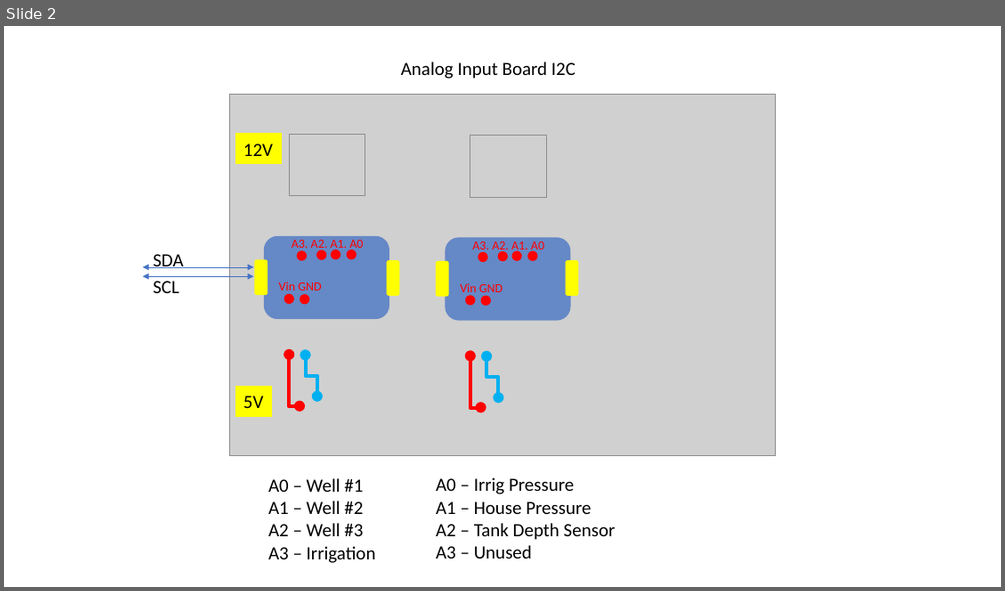
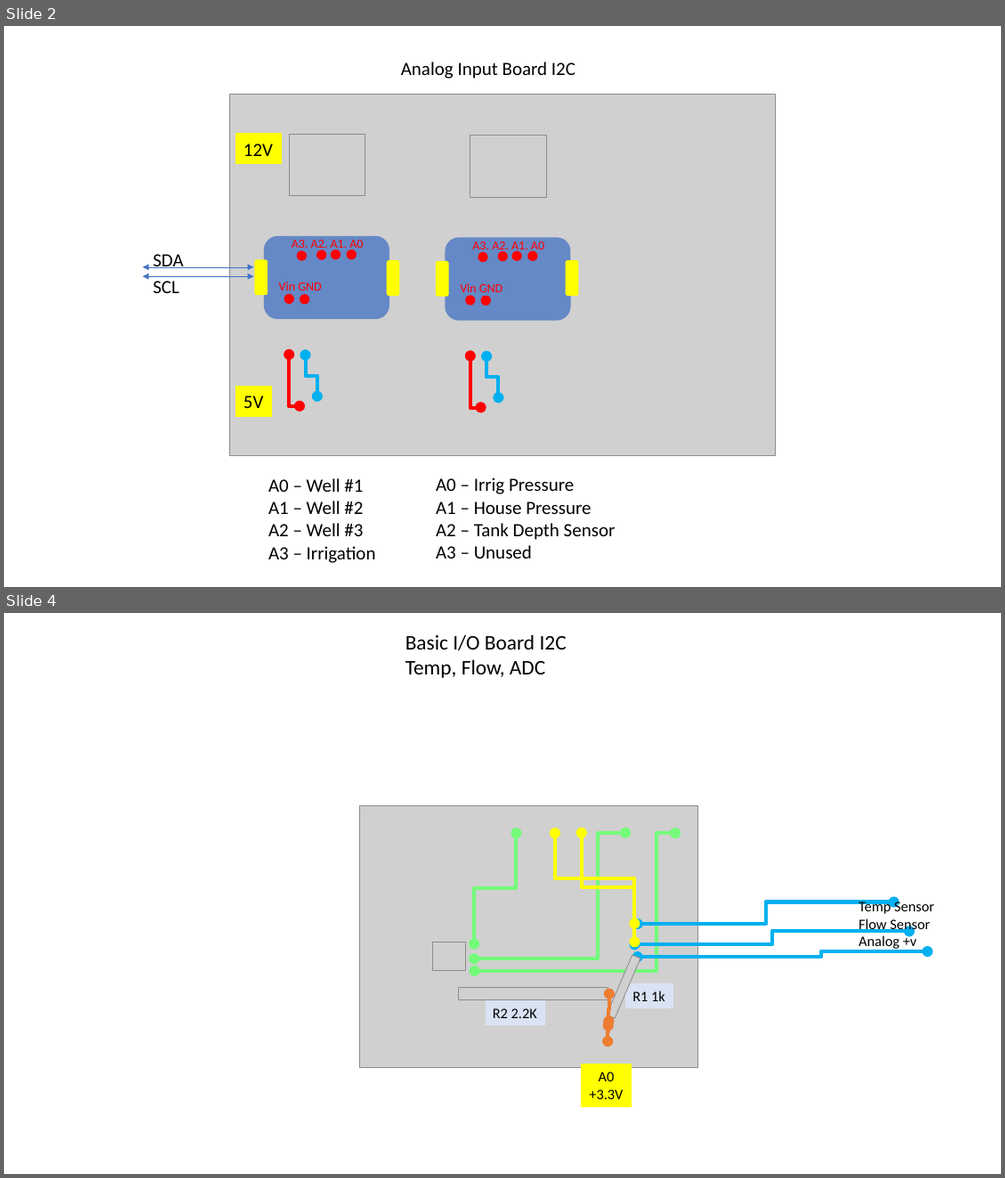
Before and after one commit to whitejv/MilanoWaterProject, a slide deck: MWP.pptx. Shown one above the other, each under a label of ours: slide 2 before the commit, slides 2 and 4 after it; the slides between them are not shown. The pictures are 1005x591 and 1005x1178 pixels, drawn with LibreOffice and Linux fonts; fonts in the diff are those of the drawing; grey boxes stand for pictures. Boxes give left, top, right and bottom in pixels: in the first picture for what was removed or moved away, otherwise in the second. Text is boxed around its words. In the diff, an @@ line names an element or a change of style, - is before the commit and + after.

```diff
--- a/MWP.pptx
+++ b/MWP.pptx
@@ slide 4 added at <box>4,613,1001,1174</box>, background #FFFFFF @@
@@ text added at <box>405,634,566,678</box>, 20 pt, text #000000 @@
+Basic I/O Board I2C
+Temp, Flow, ADC
@@ picture added at <box>359,805,698,1068</box> @@
@@ elbow double arrow added from (474, 971) to (676, 833), #73FB79 3.5 pt @@
@@ elbow double arrow added from (474, 958) to (625, 833), #73FB79 3.5 pt @@
@@ elbow double arrow added from (474, 943) to (517, 833), #73FB79 3.5 pt @@
@@ elbow double arrow added from (634, 924) to (555, 833), #FFFF00 3.5 pt @@
@@ elbow double arrow added from (634, 942) to (582, 833), #FFFF00 3.5 pt @@
@@ elbow double arrow added from (894, 901) to (638, 925), #00B0F0 3.5 pt @@
@@ text added at <box>858,900,934,950</box>, 14 pt, text #000000 @@
+Temp Sensor
+Flow Sensor
+Analog +v
@@ elbow double arrow added from (909, 932) to (634, 944), #00B0F0 3.5 pt @@
@@ picture added at <box>432,941,466,970</box> @@
@@ picture added at <box>607,956,640,1019</box> @@
@@ elbow double arrow added from (928, 951) to (638, 957), #00B0F0 3.5 pt @@
@@ rectangle added at <box>625,983,673,1008</box>, fill #DAE3F3, 14 pt, text #000000 @@
+R1 1k
@@ picture added at <box>458,987,607,999</box> @@
@@ rectangle added at <box>485,1000,545,1026</box>, fill #DAE3F3, 14 pt, text #000000 @@
+R2 2.2K
@@ elbow double arrow added from (608, 1025) to (609, 994), #ED7D31 3.5 pt @@
@@ elbow double arrow added from (607, 1041) to (609, 1022), #ED7D31 3.5 pt @@
@@ rectangle added at <box>582,1064,631,1107</box>, fill #FFFF00, outline #FFFF00 0.75 pt, 14 pt, text #000000 @@
+A0
++3.3V
```
Also in this commit, not shown: 1 other slide added, 4 other files.
